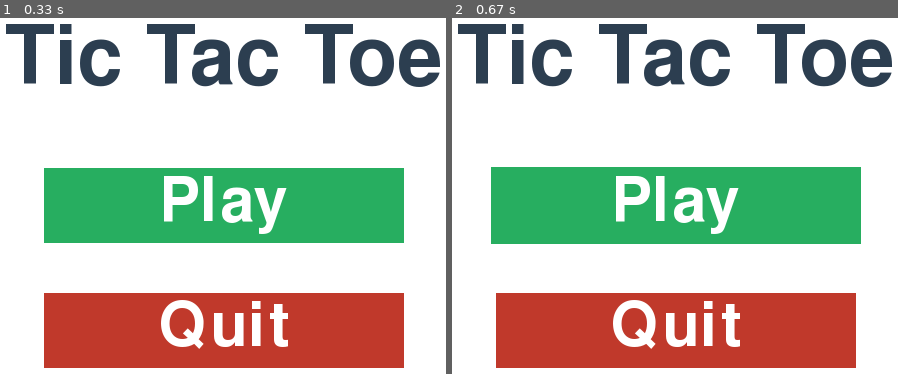
Above: before the commit, frames 1-2 (left to right).
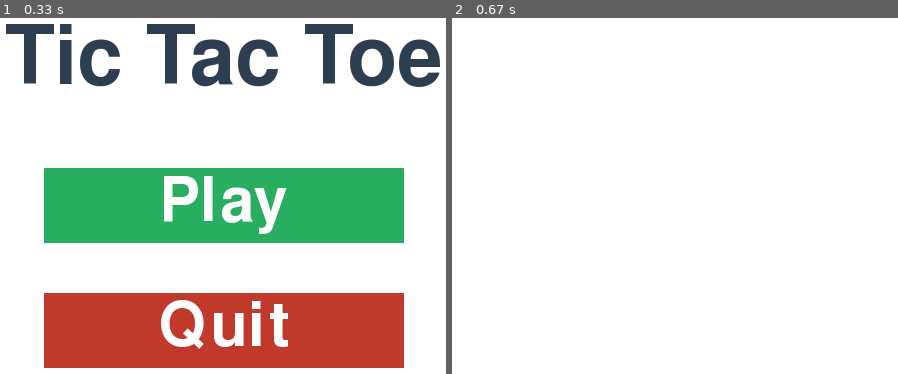
Above: after the commit, the same moments.

Repository: Fektper/pygame-learn
Game: pygame game, started from 04_tictactoe/main.py
The game is run twice, just before and just after one commit, with the same random seed, the same clock (stepped at 60 frames per second) and the same inputs.
Inputs (mouse positions are in pixels of both pictures, inside the frame that each line leads up to):
- Up to frame 1 (0.33 s): no input
- Up to frame 2 (0.67 s): click (675, 228) at 0.38 s

Frame 1 is identical in both runs. In frame 2, 38% of the frame differs, in the area x 1-99%, y 1-99%.

Commit message:
Scene swap functionality

Diff:
--- a/04_tictactoe/Button.py
+++ b/04_tictactoe/Button.py
@@ -65,7 +65,7 @@
         of_y = -int(dy / 2)
         pygame.draw.rect(screen, self.background_color, new_rct.move(of_x, of_y))
         # pygame.draw.rect(screen, self.background_color,self.area_rect)
-
+        # pygame.draw.rect(screen, "black", self.text_rendered.get_rect().move(self.text_pos.x, self.text_pos.y))
         screen.blit(self.text_rendered, self.text_pos)
 
     def bind_func(self, func: Callable):
--- a/04_tictactoe/Scenes.py
+++ b/04_tictactoe/Scenes.py
@@ -17,6 +17,19 @@
     def bind_scene_switch(self, func: Callable):
         pass
 
+
+class GameScene(Scene):
+    def __init__(self):
+        pass
+
+    def update(self, events, dt):
+        pass
+
+    def render(self, screen):
+        pass
+
+    def bind_scene_switch(self, func):
+        pass
 
 class MenuScene(Scene):
     def __init__(self, width, height):
@@ -51,4 +64,6 @@
         self.quit_button.render_on(screen)
 
     def bind_scene_switch(self, func):
-        self.scene_switch_func = func
+        game_scene = GameScene()
+        swap_scene_func = lambda: func(game_scene)
+        self.play_game_button.bind_func(swap_scene_func)
--- a/04_tictactoe/main.py
+++ b/04_tictactoe/main.py
@@ -5,7 +5,7 @@
 
 
 pygame.init()
-pygame.display.set_caption("TicTacGo!")
+pygame.display.set_caption("TicTacToe")
 logo = pygame.image.load("logo/logo64.png")
 pygame.display.set_icon(logo)
 
@@ -18,8 +18,24 @@
 running = True
 
 activeScene = MenuScene(SCREEN_WIDTH, SCREEN_HEIGHT)
+swapActiveScene = False
+candidateScene = None
+
+def push_active_scene_change(new_scene):
+    global swapActiveScene
+    global candidateScene
+    candidateScene = new_scene
+    swapActiveScene = True
+    return
+
+activeScene.bind_scene_switch(push_active_scene_change)
 
 while running:
+    if swapActiveScene:
+        activeScene = candidateScene
+        candidateScene = None
+        swapActiveScene = False
+
     events = pygame.event.get()
     for event in events:
         if event.type == pygame.QUIT:
